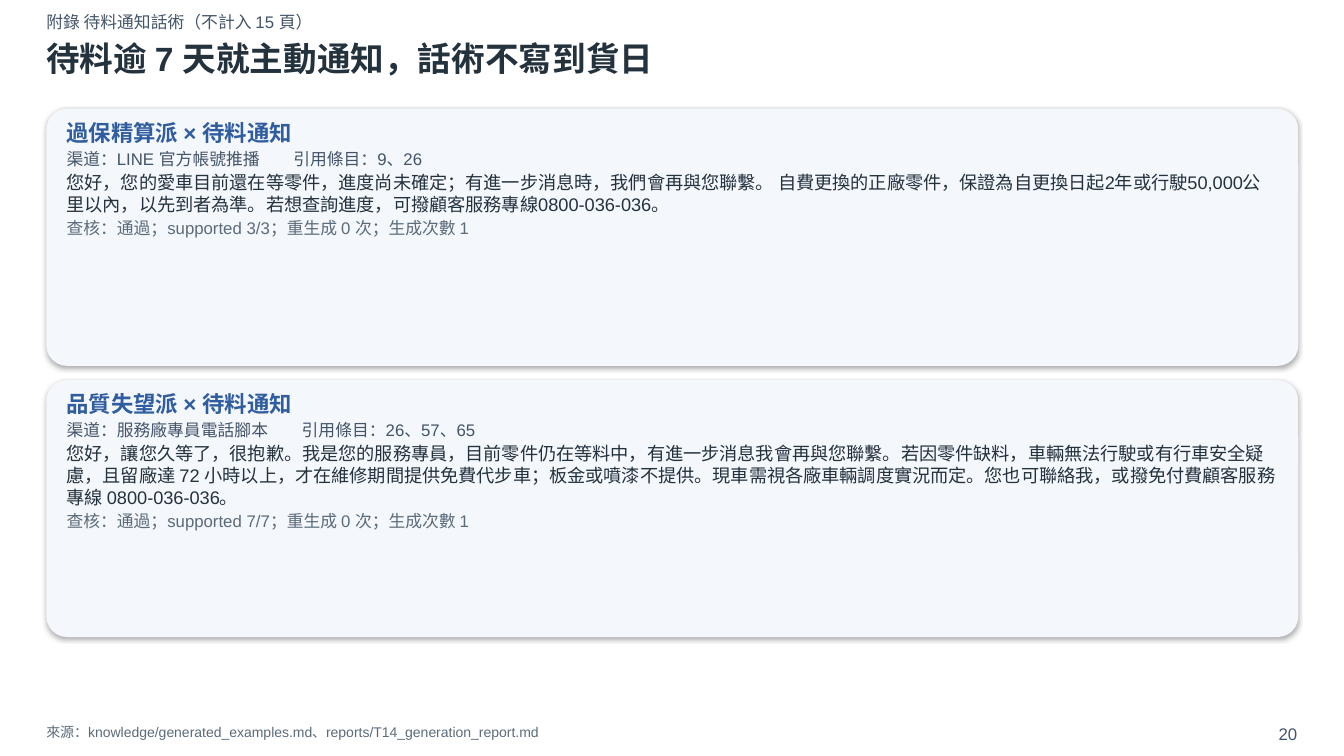
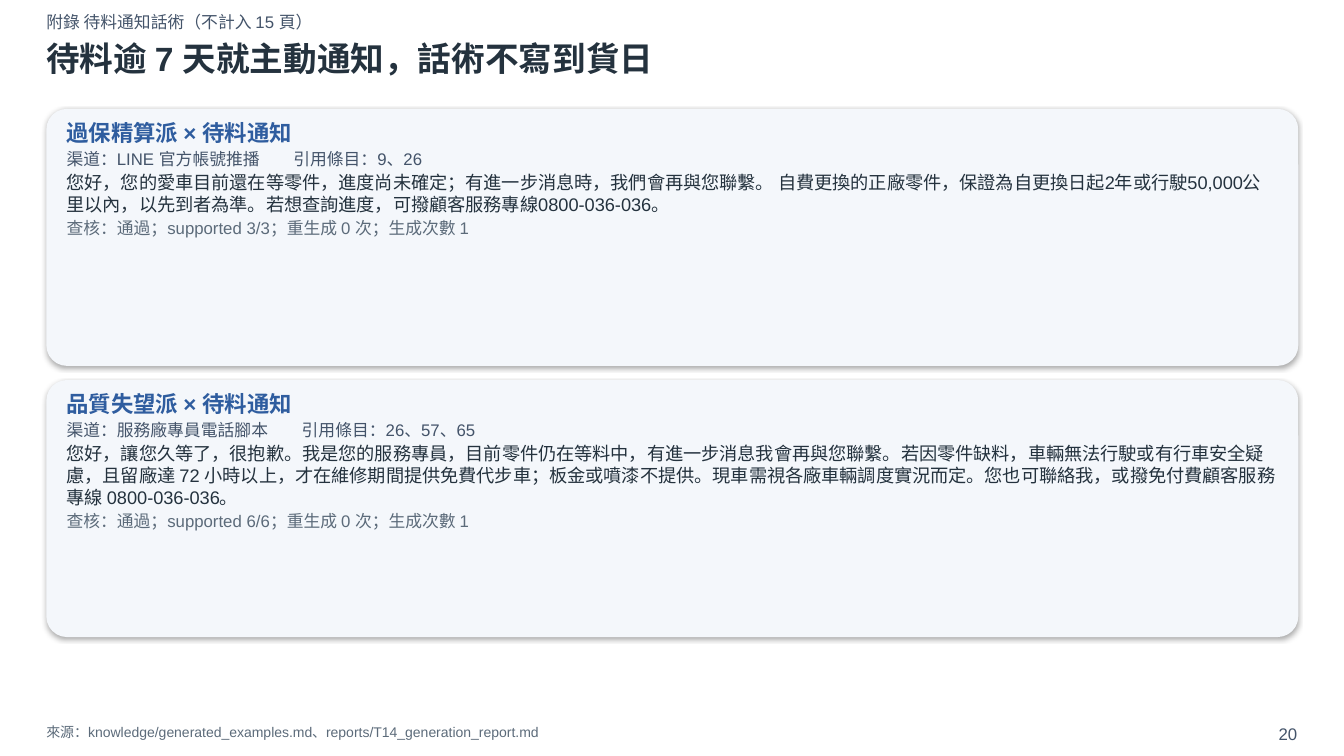
Before and after one commit to xxx789666/hotai-ai-hackathon-lexus, a slide deck: slide 20 of deck/初賽簡報_v0.pptx. Drawn at 1344x756 pixels with LibreOffice and Linux fonts; fonts in the diff are those of the drawing. Boxes give left, top, right and bottom in pixels: in the first picture for what was removed or moved away, otherwise in the second. Text is boxed around its words. In the diff, an @@ line names an element or a change of style, - is before the commit and + after.

```diff
--- a/deck/初賽簡報_v0.pptx
+++ b/deck/初賽簡報_v0.pptx
@@ text at (67,513,469,531): text changed @@
-查核：通過；supported 7/7；重生成 0 次；生成次數 1
+查核：通過；supported 6/6；重生成 0 次；生成次數 1
```
Also in this commit, not shown: 3 other slides changed, 13 other files.
